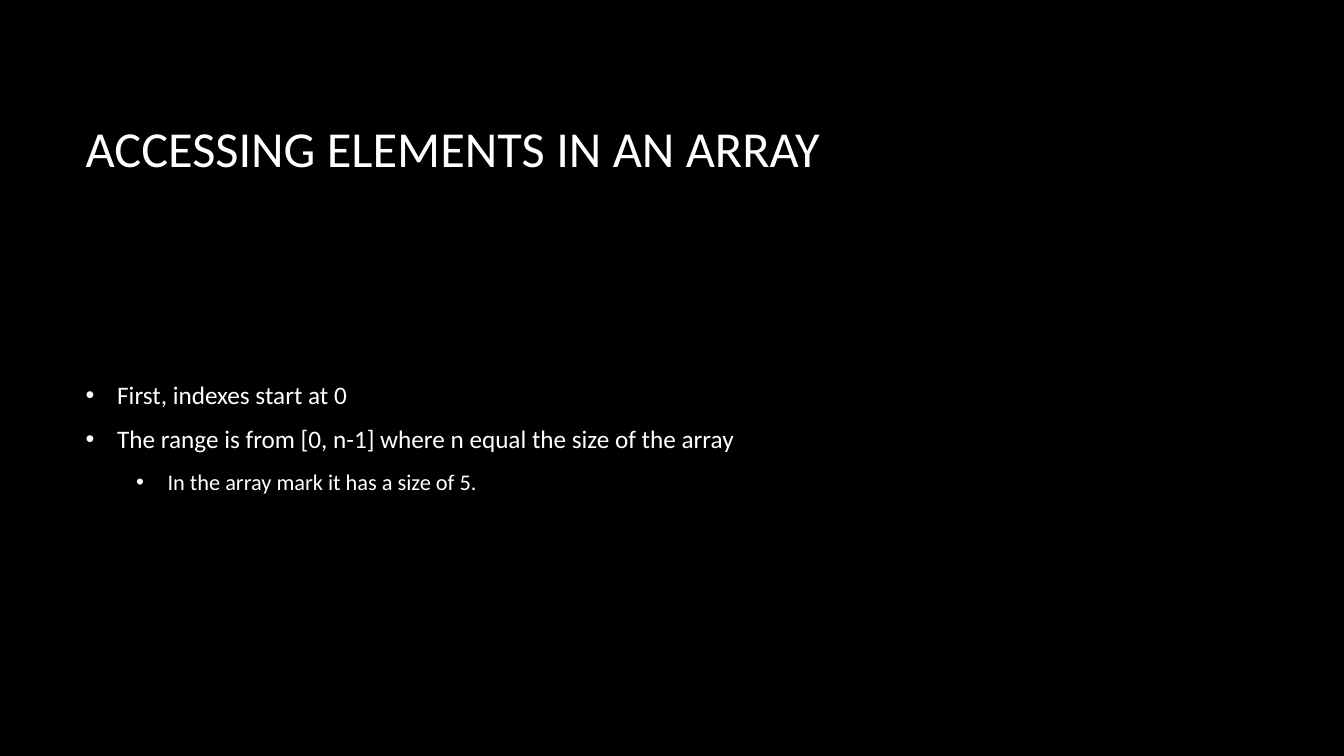
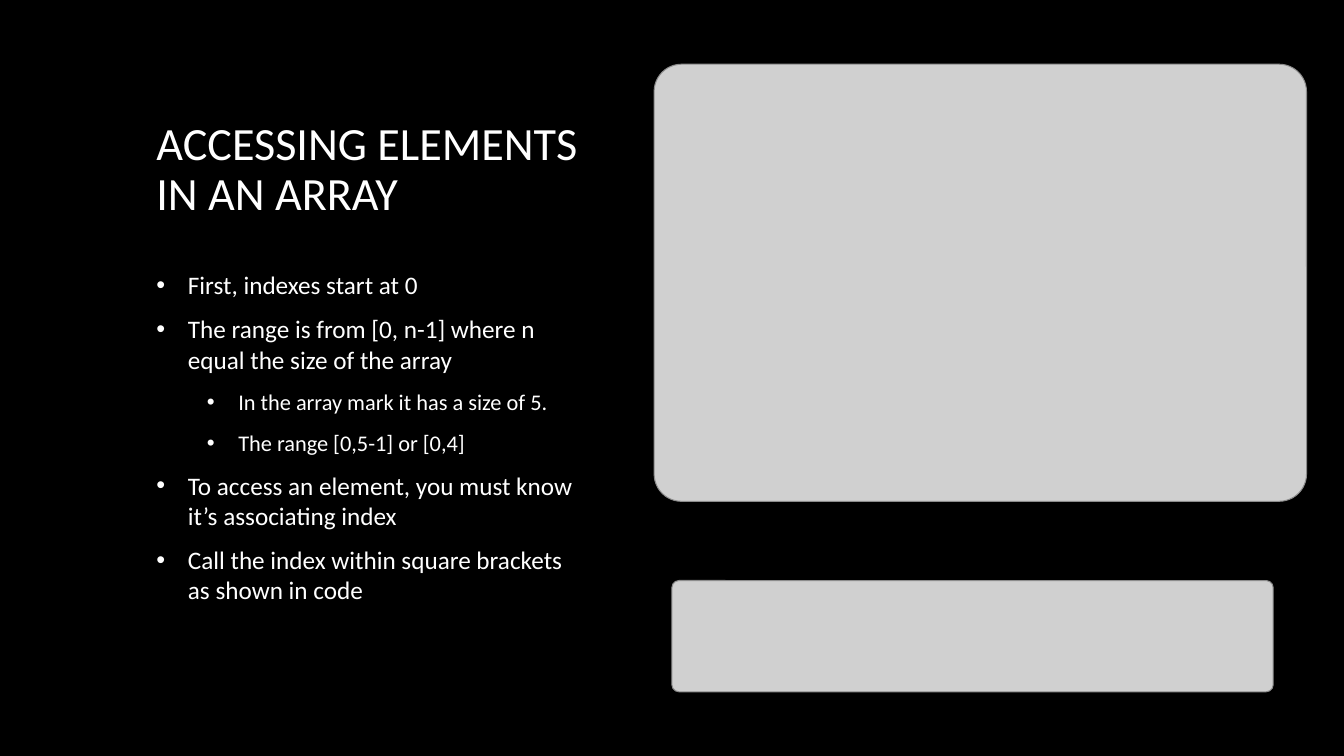
Before and after one commit to fopineda/C-Class, a slide deck: slide 7 of C-Course/Slides/Section6-Arrays.pptx. Drawn at 1344x756 pixels with LibreOffice and Linux fonts; fonts in the diff are those of the drawing; grey boxes stand for pictures; background and template pictures are left out. Boxes give left, top, right and bottom in pixels: in the first picture for what was removed or moved away, otherwise in the second. Text is boxed around its words. In the diff, an @@ line names an element or a change of style, - is before the commit and + after.

Commit message:
more array stuff

```diff
--- a/C-Course/Slides/Section6-Arrays.pptx
+++ b/C-Course/Slides/Section6-Arrays.pptx
@@ picture added at (654, 65, 1307, 502) @@
@@ title "ACCESSING ELEMENTS IN AN ARRAY": place and size @@
-title "ACCESSING ELEMENTS IN AN ARRAY" at (86, 134, 820, 168)
+title "ACCESSING ELEMENTS IN AN ARRAY" at (156, 130, 577, 210)
@@ title "ACCESSING ELEMENTS IN AN ARRAY" at (156, 130, 577, 210): size 36 to 33 pt; line spacing 1 to 0.9 @@
@@ text "First, indexes start at 0": place and size @@
-text "First, indexes start at 0" at (117, 386, 734, 494)
+text "First, indexes start at 0" at (188, 276, 572, 600)
@@ text at (188, 434, 572, 600): paragraphs added @@
+  • The range [0,5-1] or [0,4]
+• To access an element, you must know it’s associating index
+• Call the index within square brackets as shown in code
@@ picture added at (673, 581, 1273, 692) @@
```
Also in this commit, not shown: 3 other slides changed, 3 slides added, 7 other files.
